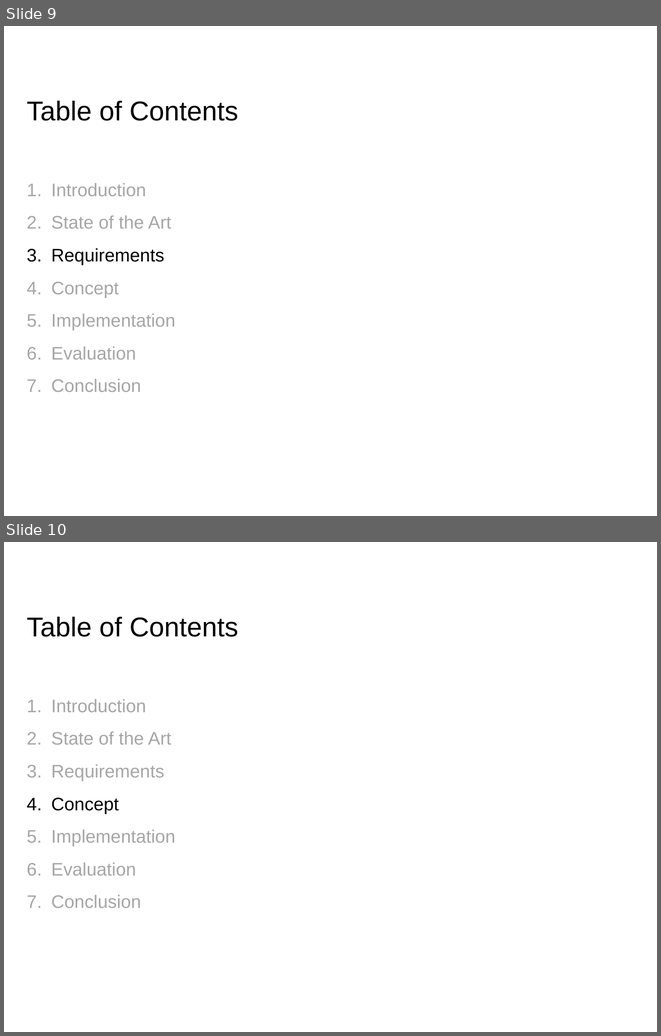
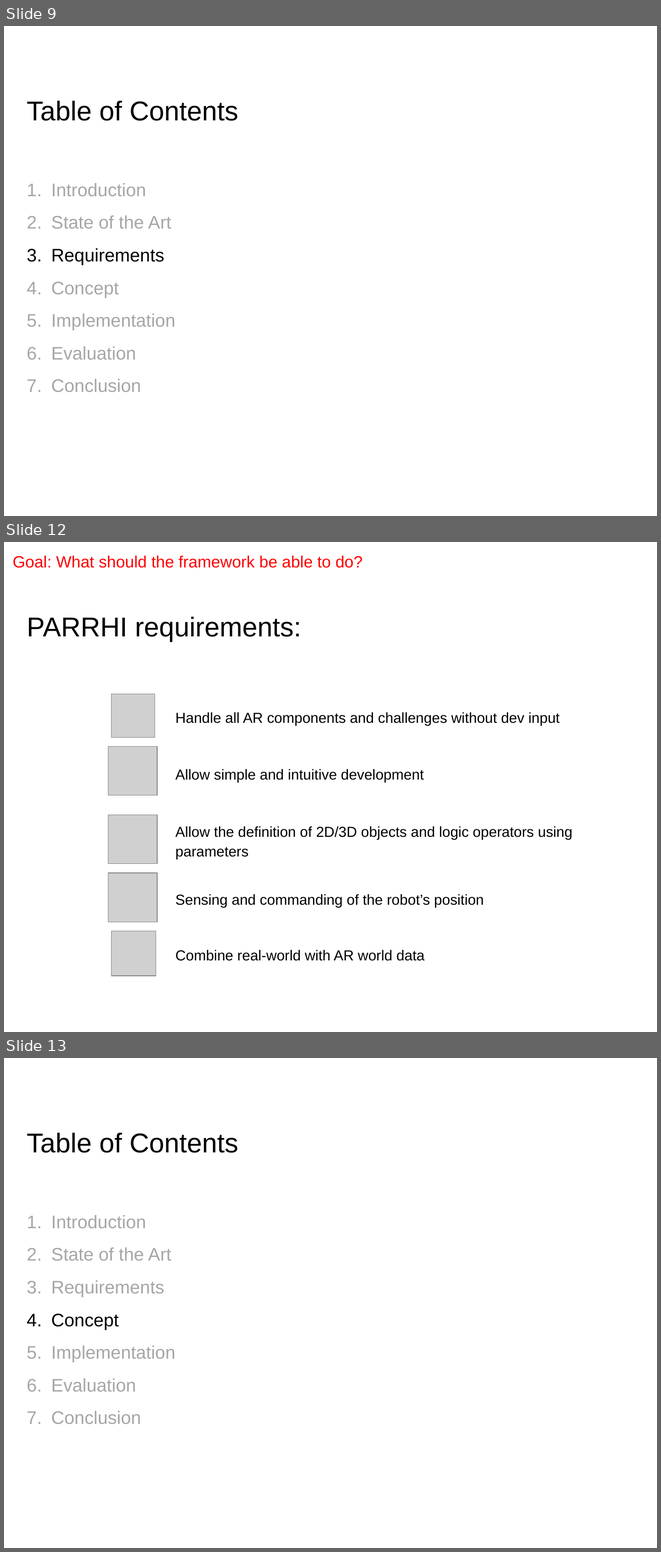
Before and after one commit to EricVoll/PARRHI, a slide deck: 05_Presentation/PARRHIPresentationv2.pptx. Shown one above the other, each under a label of ours: slides 9 and 10 before the commit, slides 9, 12 and 13 after it; the slides between them are not shown. The pictures are 661x1036 and 661x1552 pixels, drawn with LibreOffice and Linux fonts; fonts in the diff are those of the drawing; grey boxes stand for pictures; background and template pictures are left out. Boxes give left, top, right and bottom in pixels: in the first picture for what was removed or moved away, otherwise in the second. Text is boxed around its words. In the diff, an @@ line names an element or a change of style, - is before the commit and + after.

```diff
--- a/05_Presentation/PARRHIPresentationv2.pptx
+++ b/05_Presentation/PARRHIPresentationv2.pptx
@@ slide 12 added at [4,542,657,1032], background #FFFFFF @@
@@ text added at [12,555,362,568], 18 pt, text #FF0000 @@
+Goal: What should the framework be able to do?
@@ title added at [27,616,301,642], 30 pt, text #000000 @@
+PARRHI requirements:
@@ picture added at [111,694,155,737] @@
@@ text added at [175,712,559,726], 16 pt, text #000000 @@
+Handle all AR components and challenges without dev input
@@ picture added at [108,747,158,795] @@
@@ text added at [175,769,424,783], 16 pt, text #000000 @@
+Allow simple and intuitive development
@@ picture added at [108,815,158,864] @@
@@ text added at [175,826,572,859], 16 pt, text #000000 @@
+Allow the definition of 2D/3D objects and logic operators using parameters
@@ picture added at [108,873,158,922] @@
@@ text added at [175,894,484,907], 16 pt, text #000000 @@
+Sensing and commanding of the robot’s position
@@ picture added at [111,931,156,976] @@
@@ text added at [175,950,424,961], 16 pt, text #000000 @@
+Combine real-world with AR world data
@@ what was slide 10 is now slide 13 @@
```
Also in this commit, not shown: 4 slides changed, 11 other slides added, 1 slide removed, 11 other files.
